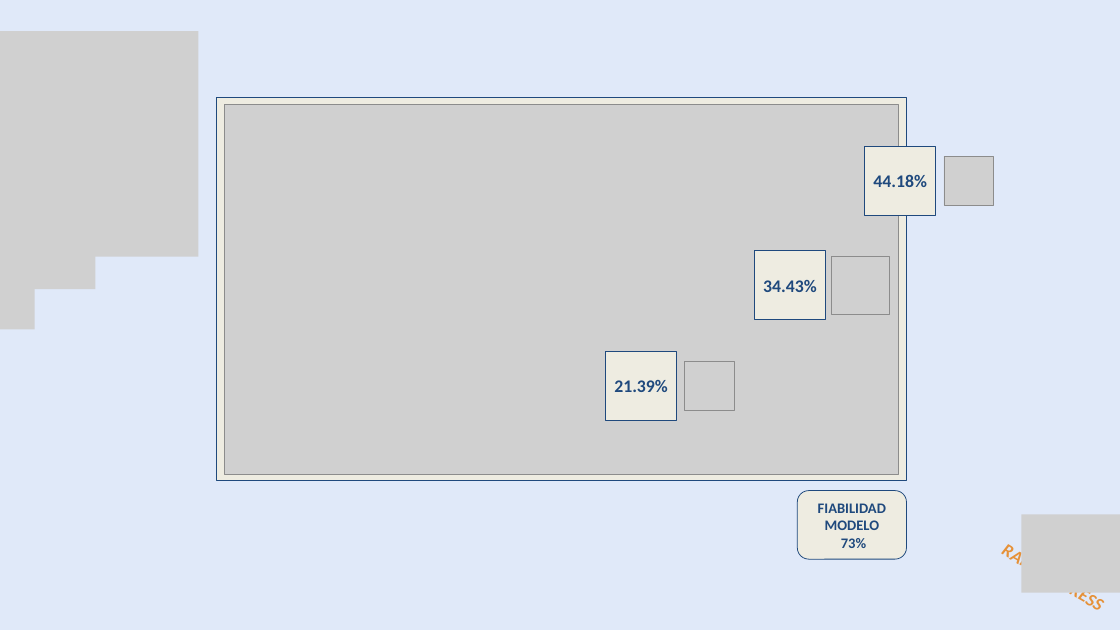
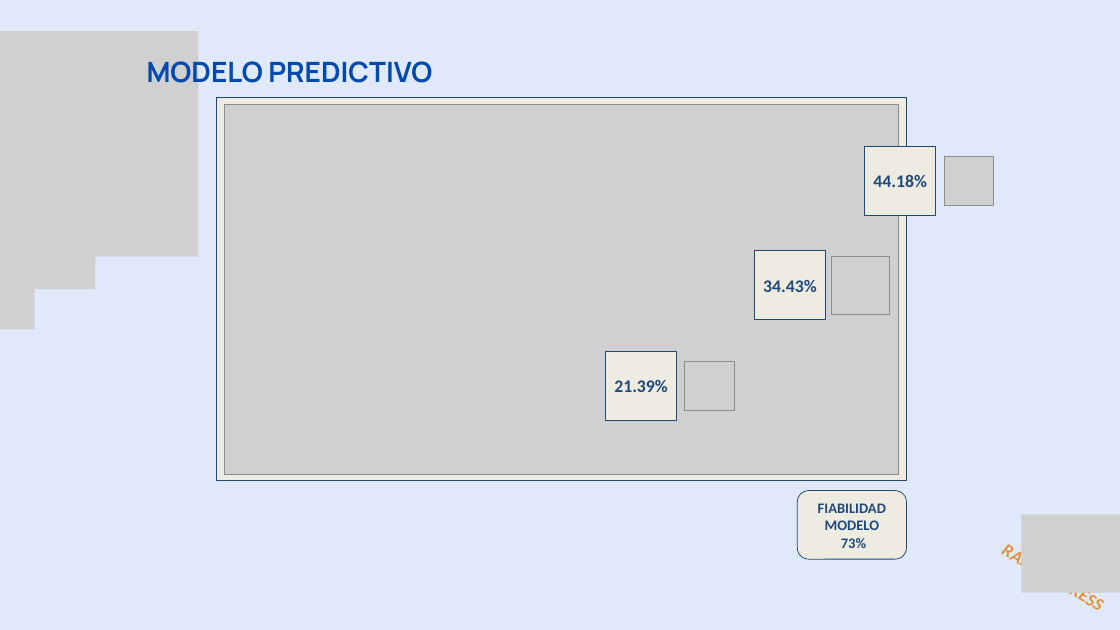
Before and after one commit to ITACADEMYprojectes/ProjecteData, a slide deck: slide 17 of Equip_28/Results/Analisis_PAP_and_ABL_RapidExpres_2026_04_05.pptx. Drawn at 1120x630 pixels with LibreOffice and Linux fonts; fonts in the diff are those of the drawing; grey boxes stand for pictures. Boxes give left, top, right and bottom in pixels: in the first picture for what was removed or moved away, otherwise in the second. Text is boxed around its words. In the diff, an @@ line names an element or a change of style, - is before the commit and + after.

Commit message:
add modelo predictivo

```diff
--- a/Equip_28/Results/Analisis_PAP_and_ABL_RapidExpres_2026_04_05.pptx
+++ b/Equip_28/Results/Analisis_PAP_and_ABL_RapidExpres_2026_04_05.pptx
@@ text added at (147, 56, 432, 90), 36 pt, text #004AAD, bold @@
+MODELO PREDICTIVO
```
